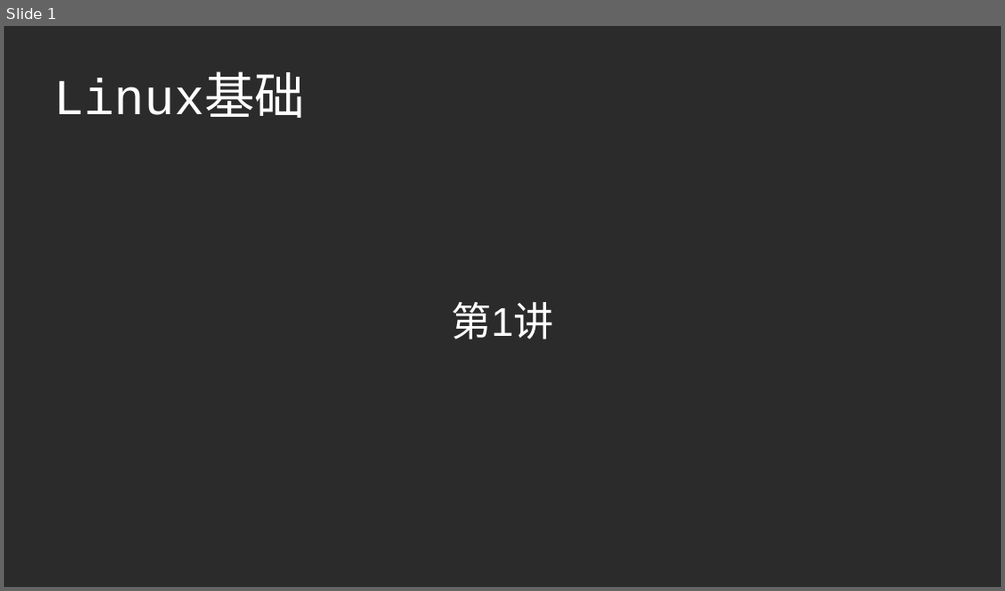
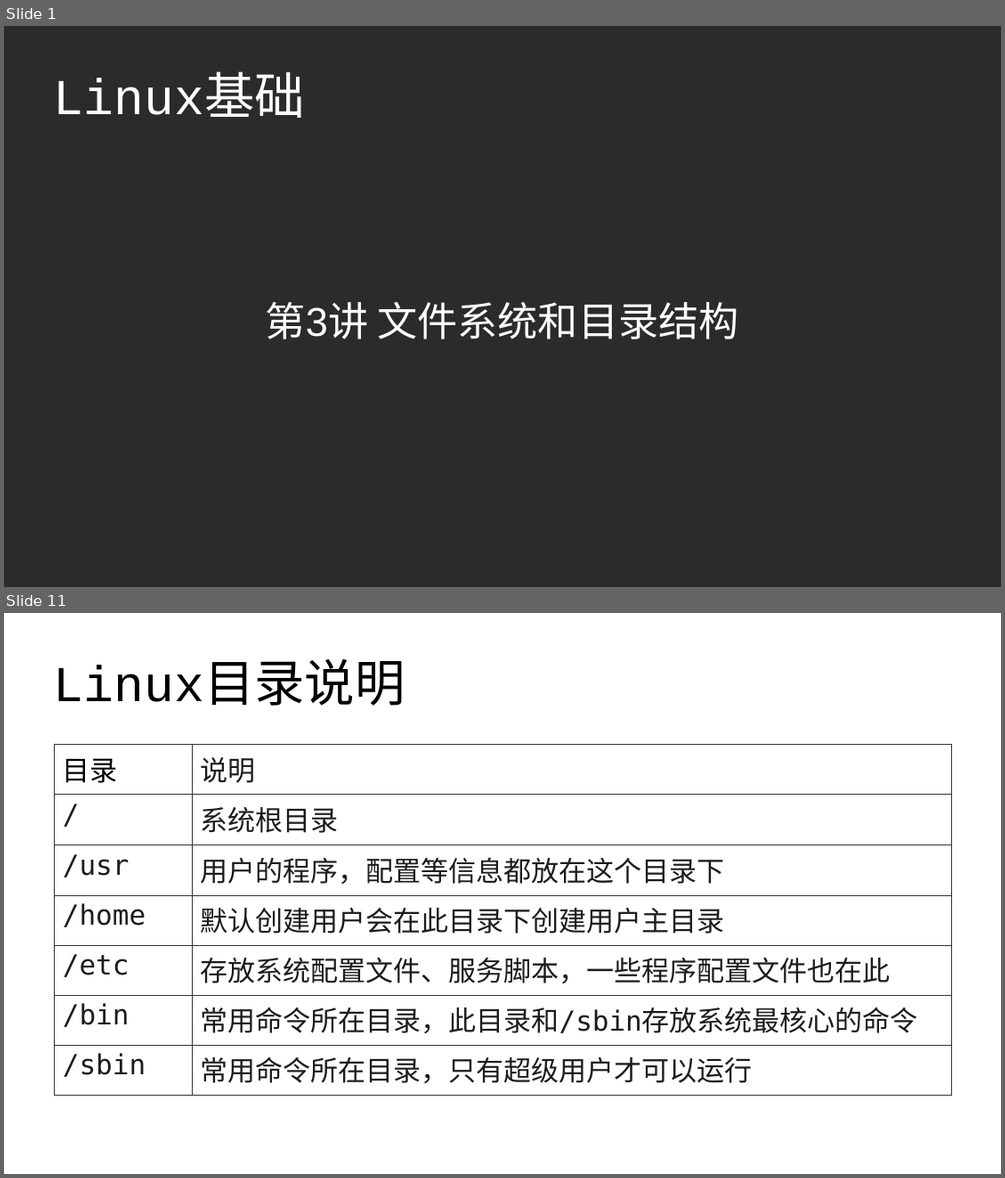
Before and after one commit to master-genius/linux-system, a slide deck: ch03/ch03-文件系统和目录结构.odp. Shown one above the other, each under a label of ours: slide 1 before the commit, slides 1 and 11 after it; the slides between them are not shown. The pictures are 1005x591 and 1005x1178 pixels, drawn with LibreOffice and Linux fonts; fonts in the diff are those of the drawing; background and template pictures are left out; a plain dark background stands for a picture behind light text. Boxes give left, top, right and bottom in pixels: in the first picture for what was removed or moved away, otherwise in the second. Text is boxed around its words. In the diff, an @@ line names an element or a change of style, - is before the commit and + after.

```diff
--- a/ch03/ch03-文件系统和目录结构.odp
+++ b/ch03/ch03-文件系统和目录结构.odp
@@ slide 11 added at [4, 613, 1001, 1174], background #FFFFFF @@
@@ title added at [54, 665, 405, 706], 40 pt, text #000000 @@
+Linux目录说明
@@ table added at [54, 744, 951, 1095], 7 rows, 2 columns @@
+目录 | 说明
+/ | 系统根目录
+/usr | 用户的程序，配置等信息都放在这个目录下
+/home | 默认创建用户会在此目录下创建用户主目录
+/etc | 存放系统配置文件、服务脚本，一些程序配置文件也在此
+/bin | 常用命令所在目录，此目录和/sbin存放系统最核心的命令
+/sbin | 常用命令所在目录，只有超级用户才可以运行
@@ slide 1 changed as well @@
@@ subtitle at [266, 302, 738, 339]: text changed @@
-第1讲
+第3讲 文件系统和目录结构
```
Also in this commit, not shown: 14 other slides added, 1 slide removed.
